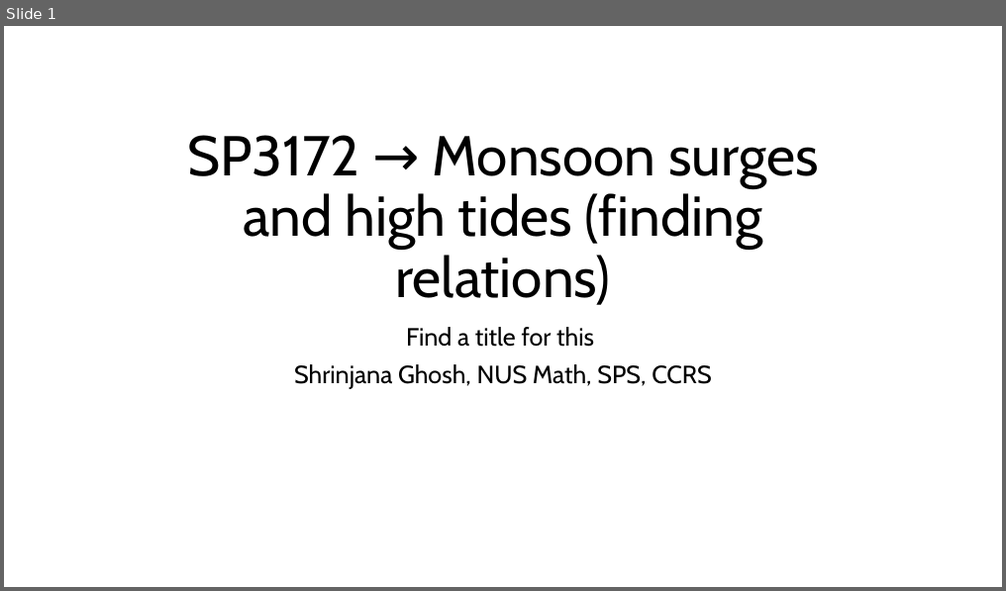
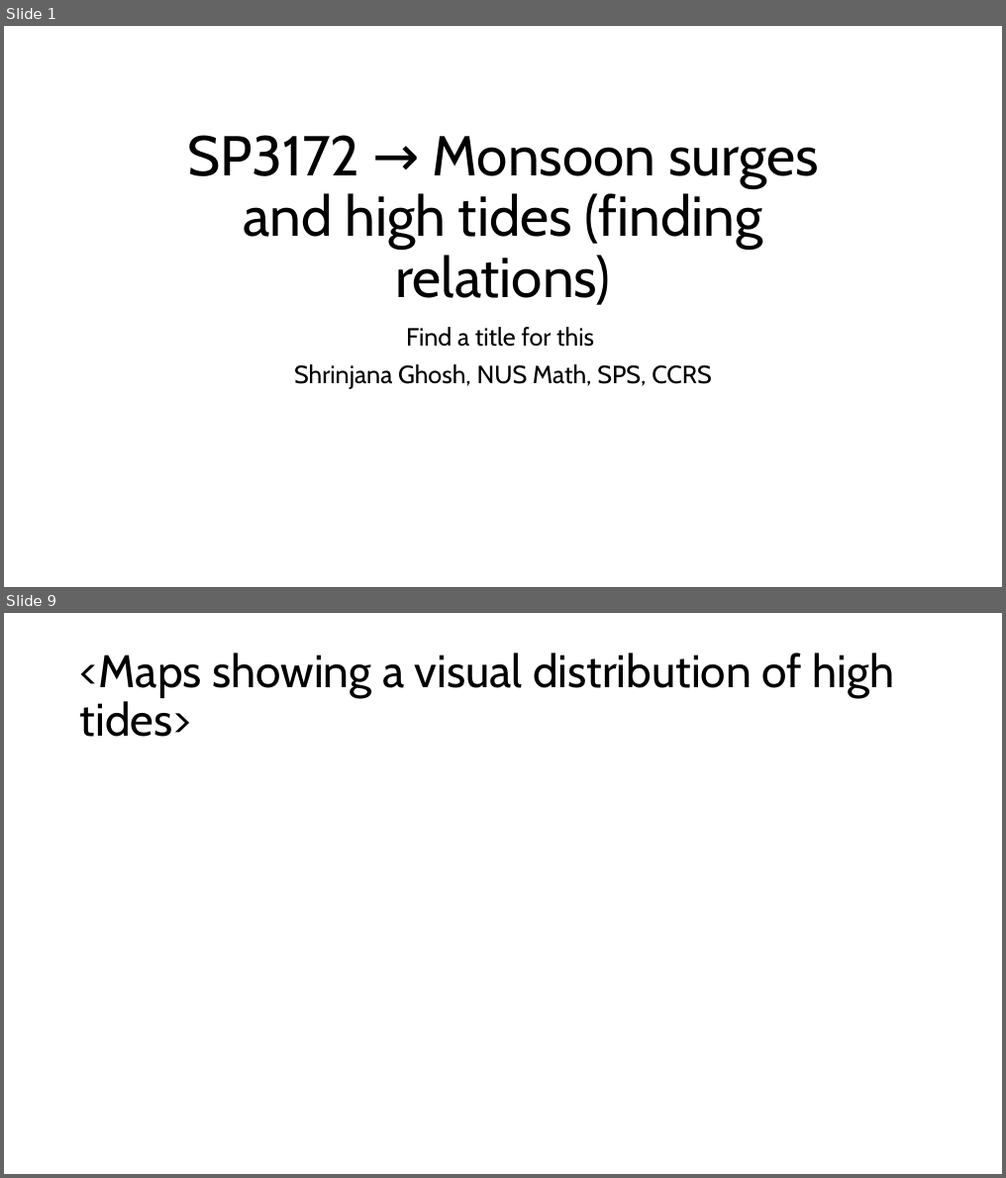
Before and after one commit to shrin0811/test_stuff_for_3172, a slide deck: SP3172  Monsoon surges and high tides (.pptx. Shown one above the other, each under a label of ours: slide 1 before the commit, slides 1 and 9 after it; the slides between them are not shown. The pictures are 1006x591 and 1006x1178 pixels, drawn with LibreOffice and Linux fonts; fonts in the diff are those of the drawing. Boxes give left, top, right and bottom in pixels: in the first picture for what was removed or moved away, otherwise in the second. Text is boxed around its words. In the diff, an @@ line names an element or a change of style, - is before the commit and + after.

Commit message:
added nasa api to find spring and neap tides

```diff
--- a/SP3172  Monsoon surges and high tides (.pptx
+++ b/SP3172  Monsoon surges and high tides (.pptx
@@ slide 9 added at [4, 613, 1002, 1174], background #FFFFFF @@
@@ title added at [80, 653, 894, 737], 44 pt, text #000000 @@
+<Maps showing a visual distribution of high tides>
```
Also in this commit, not shown: 1 slide changed, 7 other slides added, 1 other file.
